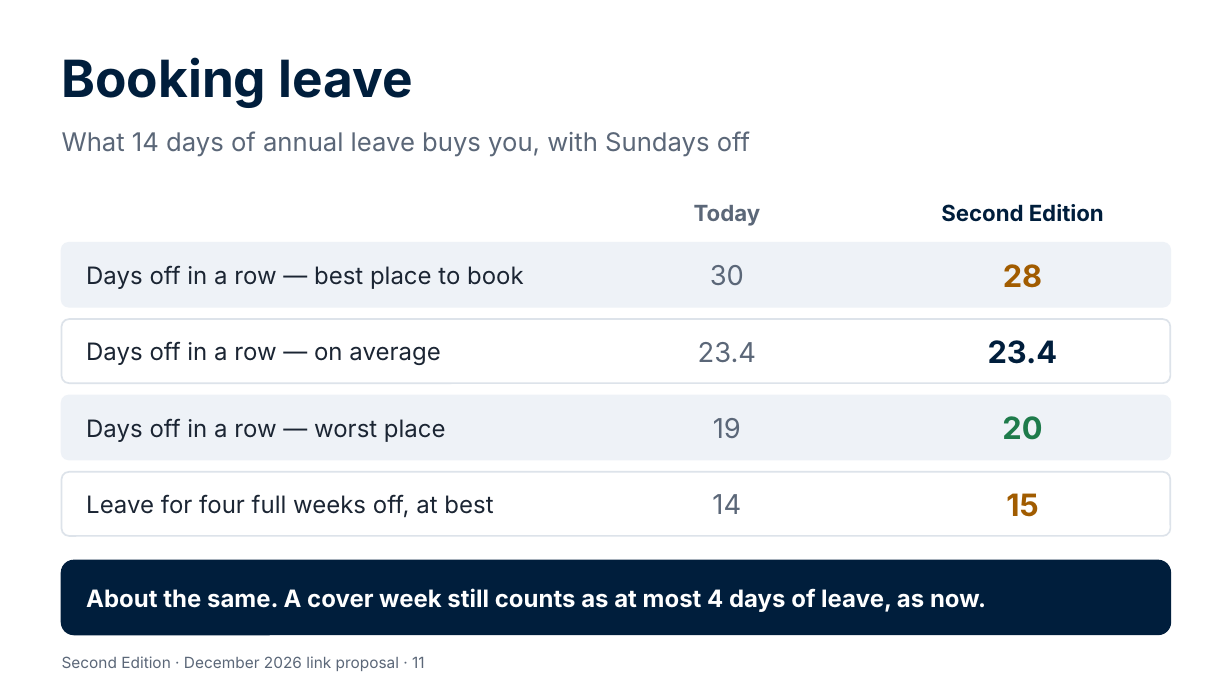
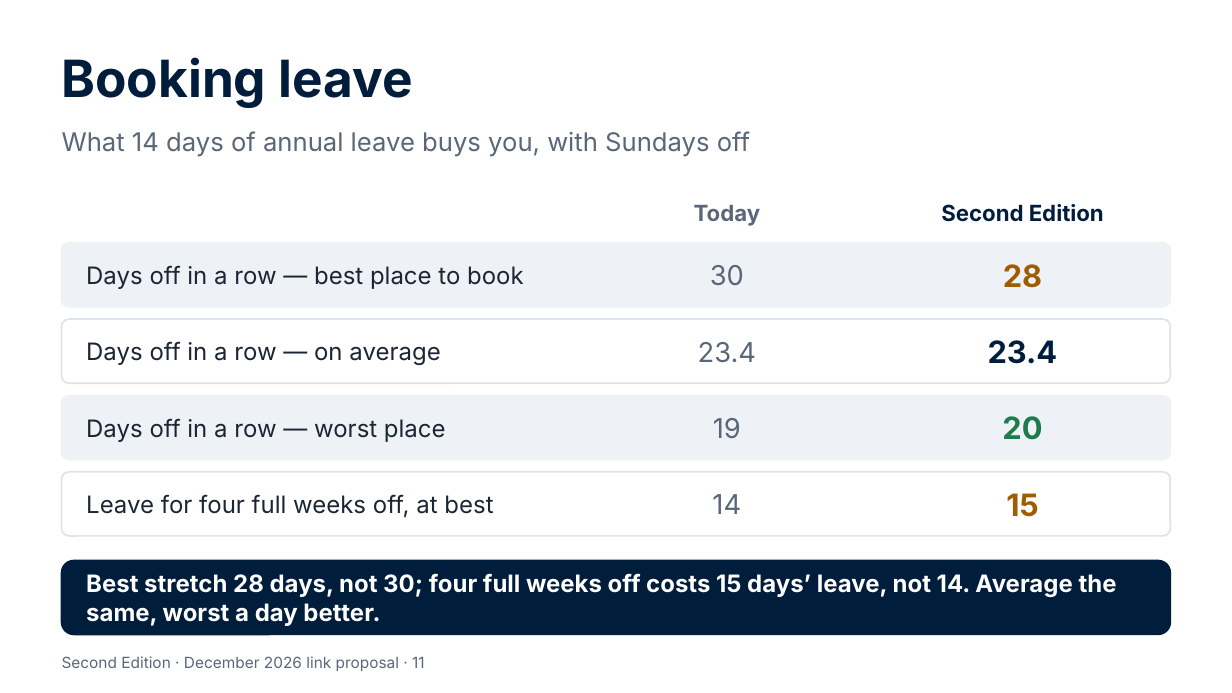
Before and after one commit to Garethdavidmiller/roster-app, a slide deck: slide 11 of docs/links-26/presentations/Second-Edition-for-colleagues.pptx. Drawn at 1232x693 pixels with LibreOffice and Linux fonts; fonts in the diff are those of the drawing. Boxes give left, top, right and bottom in pixels: in the first picture for what was removed or moved away, otherwise in the second. Text is boxed around its words. In the diff, an @@ line names an element or a change of style, - is before the commit and + after.

```diff
--- a/docs/links-26/presentations/Second-Edition-for-colleagues.pptx
+++ b/docs/links-26/presentations/Second-Edition-for-colleagues.pptx
@@ text at bbox=[86, 573, 1117, 626]: text changed @@
-About the same. A cover week still counts as at most 4 days of leave, as now.
+Best stretch 28 days, not 30; four full weeks off costs 15 days’ leave, not 14. Average the same, worst a day better.
```
Also in this commit, not shown: 5 other slides changed, 1 slide added, 1 slide removed, 21 other files.
